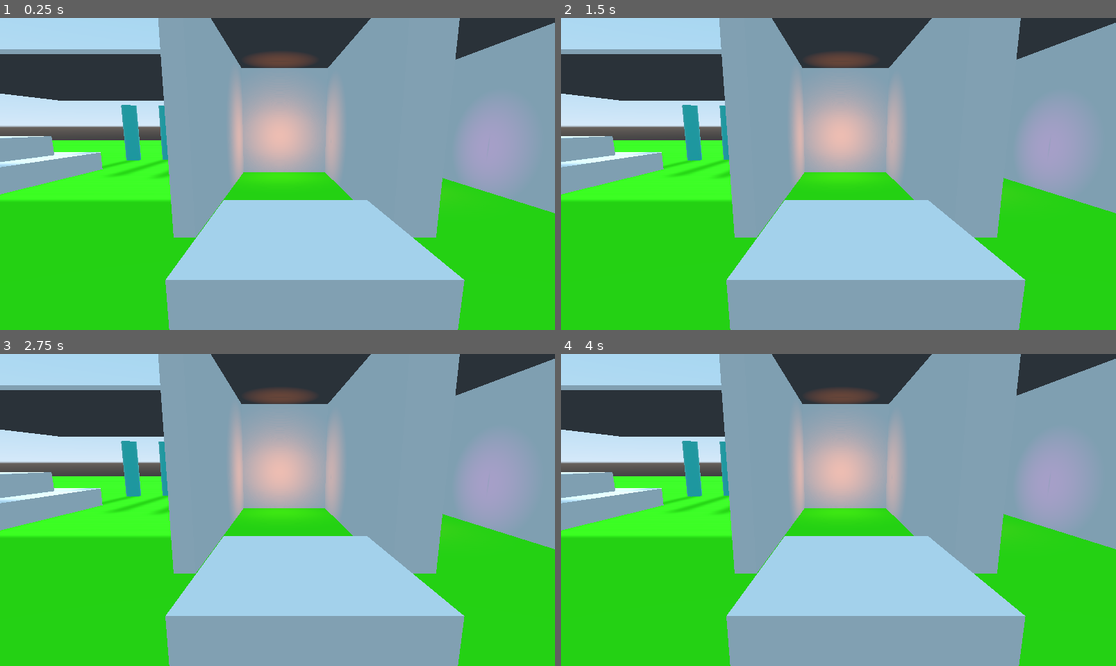
Above: before the commit, frames 1-4 (two rows, left to right).
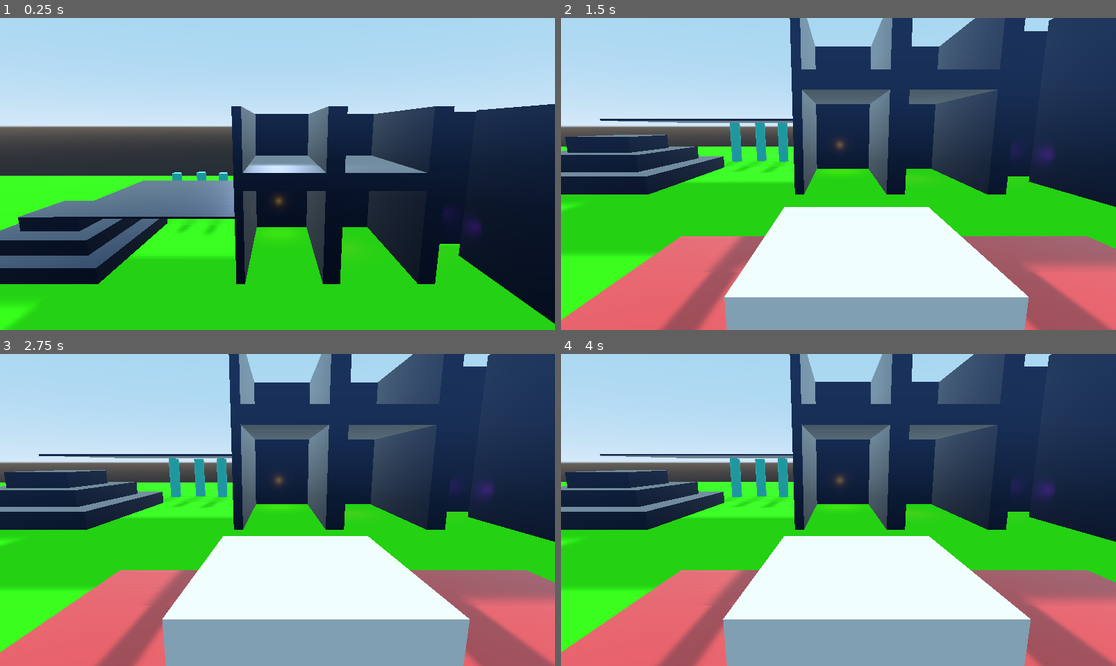
Above: after the commit, the same moments.

Repository: binaryorange/ECC
Game: Godot game, scene res://Testing.tscn
The game is run twice, just before and just after one commit, with the same random seed, the same clock (stepped at 60 frames per second) and the same inputs.
Inputs (mouse positions are in pixels of both pictures, inside the frame that each line leads up to):
- Up to frame 1 (0.25 s): no input
- Up to frame 2 (1.5 s): move the mouse to (960, 158) at 0.52 s; hold Mouse wheel up (mouse_zoom_in) 0.53-1.28 s; click (960, 158) at 0.67 s; move the mouse to (727, 189) at 1.27 s; tap Mouse wheel down (mouse_zoom_out) at 1.35 s; click (727, 189) at 1.42 s
- Up to frame 3 (2.75 s): move the mouse to (333, 441) at 2.02 s; hold Mouse wheel up (mouse_zoom_in) from 2.03 s (still down); click (333, 441) at 2.17 s
- Up to frame 4 (4 s): tap Enter at 2.75 s; move the mouse to (810, 572) at 2.77 s; release Mouse wheel up (mouse_zoom_in) at 2.78 s; tap Mouse wheel down (mouse_zoom_out) at 2.85 s; click (810, 572) at 2.92 s; tap Space at 3.5 s; move the mouse to (1005, 556) at 3.52 s; hold Mouse wheel up (mouse_zoom_in) from 3.53 s (still down); click (1005, 556) at 3.67 s

The runs differ from the first frame. In frame 1, 84% of the frame differs, in the area x 0-100%, y 0-100%; in frame 2, 79%; in frame 3, 77%; in frame 4, 77%.

Commit message:
Character Changes
Just did some character tweaks.
Added relative input.
Added support for rotation, though it still needs work.

Diff:
--- a/ECC_TPController/ECC_TPController.gd
+++ b/ECC_TPController/ECC_TPController.gd
@@ -24,7 +24,7 @@
 export (float) var RotationSpeed = 1.75
 
 # export our collision probe size
-export (float) var CollisionProbeSize = 2.0
+export (float) var CollisionProbeSize = 0.5
 
 # export our max and min camera angles
 export (float) var MaxCameraAngle = 70
@@ -44,7 +44,12 @@
 export (bool) var EnableMouseInput = false
 export (float) var MouseSensitivity = 2
 
-export (float) var ZoomDelay = 1.0
+# the zoom delay is used to disallow the player from changing the camera view super fast
+export (float) var ZoomDelay = 0.5
+
+# the reset camera speed is used to determine how quickly the camera should rotate back to behind the player
+export (float) var ResetCamera = -0.5
+
 
 # our local variables
 var cam_up = 0.0
@@ -63,6 +68,7 @@
 var collision_probe_shape
 var is_clipping = false
 var counting_down = false
+var rotate_back = false
 
 # hide these when we are running the game
 var helper_mesh
@@ -136,13 +142,14 @@
 	# get joystick movement data if we are not using the mouse
 	if !mouse_captured:
 		# store the right movement
-		cam_right = Input.get_action_strength("cam_look_right") - Input.get_action_strength("cam_look_left")
+		if !rotate_back:
+			cam_right = Input.get_action_strength("cam_look_left") - Input.get_action_strength("cam_look_right")
 
 		# store the up movement
 		cam_up = Input.get_action_strength("cam_look_down") - Input.get_action_strength("cam_look_up")
 
 		# zoom the camera
-		if Input.is_action_just_pressed("zoom") and !counting_down:
+		if Input.is_action_just_pressed("zoom"):
 			_zoom_camera(1)
 
 	# uncapture or recapture the mouse
@@ -184,6 +191,9 @@
 	# now check for occluding geometry
 	_check_for_occlusion()
 
+	# now check if the player is rotating the camera backwards
+	_rotate_to_player()
+
 # check for occluding objects by casting a ray back to the player
 func _check_for_occlusion():
 
@@ -228,36 +238,75 @@
 # support mouse input
 func _input(event):
 	if mouse_captured:
+		# move the gimbal depending on mouse movement
 		if event is InputEventMouseMotion:
 			cam_up = deg2rad(event.relative.y * -1)
 			cam_right = deg2rad(event.relative.x)
+			# set mouse_moved to true to tell the camera we are moving the gimbal
 			mouse_moved = true
 
-		if event is InputEventMouseButton and !counting_down:
+		# change the zoom level depending on which mouse wheel action has taken place
+		if event is InputEventMouseButton:
 			if event.is_action_pressed("mouse_zoom_out"):
 				_zoom_camera(1)
 			if event.is_action_pressed("mouse_zoom_in"):
 				_zoom_camera(-1)
 
-
+# change the zoom level of the camera
 func _zoom_camera(var amount):
-	# only change zoom levels while the timer is not counting down
-	$ZoomTimer.start(ZoomDelay)
-	counting_down = true
+	# only change zoom levels while the timer is not counting down, to ensure
+	# that the player cannot blast through the zoom levels too quickly!
+	if !counting_down:
+		$ZoomTimer.start(ZoomDelay)
+		counting_down = true
+
 	if $ZoomTimer.time_left == ZoomDelay:
-		# if we are at the cap and using the mouse, keep zoomed out
+		# cap the zoom level differently if using the mouse for input
 		if mouse_captured:
 			zoom += amount
 
+			# don't let the player go past the last zoom level
 			if zoom >= max_zoom_level - 1:
 				zoom = max_zoom_level - 1
+
+			# don't let the player go past the first zoom level
 			elif zoom <= 0:
 				zoom = 0
 		else:
+			# cap the zoom level back to 0 when using a controller, as a "cycle"
 			if zoom >= max_zoom_level - 1:
 				zoom = 0
 			else:
 				zoom += amount
+
+# this will rotate our gimbal back to behind the player
+func _rotate_to_player():
+	# rotate the camera back when recenter_camera is triggered
+	if Input.is_action_just_pressed("recenter_camera") and self.rotation_degrees.y != 0:
+		rotate_back = true
+
+
+	# rotate the camera back
+	if rotate_back:
+		# store the rotation value of the gimbal's y
+		var gimbal_y = self.rotation_degrees.y
+
+		if self.rotation_degrees.y > 0 and self.rotation_degrees.y < 180:
+			cam_right = ResetCamera
+			gimbal_y = clamp(gimbal_y, 0.5, 180)
+
+		elif self.rotation_degrees.y > -180 and self.rotation_degrees.y < -0:
+			cam_right = abs(ResetCamera)
+			gimbal_y = clamp(gimbal_y, -180, -0.5)
+
+		self.rotate_y(cam_right)
+
+		self.rotation_degrees.y = gimbal_y
+
+	# stop rotating back when we reach closer to 0
+	if self.rotation_degrees.y == 0.5 or self.rotation_degrees.y == -0.5:
+		self.rotation_degrees.y = 0
+		rotate_back = false
 
 # tells us when the player has entered a confined space
 func _on_ConfinedSpaceArea_body_entered(body):
@@ -301,7 +350,7 @@
 			collision_probe_hit = false
 			print("CollisionProbeHit: " + str(collision_probe_hit))
 
-
+# when the zoomtimer times out, reset it
 func _on_ZoomTimer_timeout():
 	# stop the zoomtimer
 	$ZoomTimer.stop()
--- a/ECC_TPController/ECC_ThirdPersonController.tscn
+++ b/ECC_TPController/ECC_ThirdPersonController.tscn
@@ -3,7 +3,9 @@
 [ext_resource path="res://ECC_TPController/ECC_TPController.gd" type="Script" id=1]
 [ext_resource path="res://ECC_TPController/CheckInputs.gd" type="Script" id=2]
 
-[sub_resource type="CylinderMesh" id=1]
+[sub_resource type="SphereMesh" id=1]
+radial_segments = 8
+rings = 8
 
 [sub_resource type="SphereShape" id=2]
 
@@ -18,7 +20,7 @@
 ViewCamera = NodePath("X Gimbal/ViewCamera")
 ClipCamera = NodePath("X Gimbal/ClipCameraTarget/ClippedCamera")
 ZoomLevels = [ NodePath("X Gimbal/ClipCameraTarget/Zoom1"), NodePath("X Gimbal/ClipCameraTarget/Zoom2"), NodePath("X Gimbal/ClipCameraTarget/Zoom3") ]
-ZoomDelay = 0.5
+CollisionProbeSize = 0.5
 
 [node name="CheckInputs" type="Node" parent="."]
 script = ExtResource( 2 )
--- a/Player.gd
+++ b/Player.gd
@@ -1,25 +1,77 @@
 extends KinematicBody
 
-export (float) var MoveSpeed = 200
-export (float) var Gravity = -9.8
+export (float) var MoveSpeed = 10
+export (float) var Gravity = 9.8
+export (float) var JumpForce = 90.0
 
 var velocity = Vector3(0, 0, 0)
 var gravity = 0
 
 var v
 var h
+var oldRot
+var character
+var acceleration = 3
+var deceleration = 5
+
+var camera
 
 
 # Called when the node enters the scene tree for the first time.
 func _ready():
-	pass
+	camera = get_node("ECC_ThirdPerson")
+	character = get_node(".")
+	oldRot = self.rotation
 
+# warning-ignore:unused_argument
 func _physics_process(delta):
+	gravity = Gravity
 
 	# get the input
 	h = Input.get_action_strength("move_left") - Input.get_action_strength("move_right")
 	v = Input.get_action_strength("move_up") - Input.get_action_strength("move_down")
 
-	velocity = Vector3(h, gravity, v) * MoveSpeed * delta
+	var x = camera.transform.basis.x * h
+	var z = camera.transform.basis.z * v
+
+	var move = x + z
+
+	# zero the y of move
+	move.y = 0
+
+	velocity = move
+	velocity = velocity.normalized()
+
+	# get the horizontal velocity
+	var hv = velocity
+	hv.y = 0
+
+	var new_pos = move * MoveSpeed
+	var accel = deceleration
+
+	if (move.dot(hv) > 0):
+		accel = acceleration
+
+	hv = hv.linear_interpolate(new_pos, accel * MoveSpeed * delta)
+
+	velocity.x = hv.x
+	velocity.z = hv.z
+
+	# check for a jump
+	if $FloorTester.is_colliding():
+		if Input.is_action_just_pressed("jump"):
+			velocity.y += JumpForce
+	else:
+		velocity.y -= gravity
 
 	velocity = move_and_slide(velocity, Vector3.DOWN)
+
+	# rotate the character
+	if velocity.x != 0 or velocity.z != 0:
+		var angle = atan2(hv.x, hv.z)
+		var char_rot = character.get_rotation()
+		char_rot.y = angle
+		character.set_rotation(char_rot)
+		oldRot.y = angle
+	else:
+		character.set_rotation(oldRot)
--- a/TestPlayer.tscn
+++ b/TestPlayer.tscn
@@ -3,8 +3,9 @@
 [ext_resource path="res://ECC_TPController/ECC_ThirdPersonController.tscn" type="PackedScene" id=1]
 [ext_resource path="res://Player.gd" type="Script" id=2]
 
-[sub_resource type="BoxShape" id=1]
-extents = Vector3( 1, 2, 1 )
+[sub_resource type="CapsuleShape" id=1]
+radius = 1.21387
+height = 2.02072
 
 [sub_resource type="CubeMesh" id=2]
 size = Vector3( 2, 4, 2 )
@@ -16,10 +17,12 @@
 ]]
 script = ExtResource( 2 )
 MoveSpeed = 400.0
+JumpForce = 200.0
 
 [node name="CollisionShape" type="CollisionShape" parent="." groups=[
 "Player",
 ]]
+transform = Transform( 1, 0, 0, 0, -4.37114e-008, -1, 0, 1, -4.37114e-008, 0, 0, 0 )
 shape = SubResource( 1 )
 
 [node name="Body" type="MeshInstance" parent="." groups=[
@@ -42,4 +45,11 @@
 
 [node name="ECC_ThirdPerson" parent="." instance=ExtResource( 1 )]
 ClipCameraException = NodePath("..")
+ClipOffsetMultiplier = 1.095
+ViewCamDistanceModifier = 1.1
 EnableFollowDelay = true
+
+[node name="FloorTester" type="RayCast" parent="."]
+transform = Transform( 1, 0, 0, 0, 1, 0, 0, 0, 1, 0, -1, 0 )
+enabled = true
+cast_to = Vector3( 0, -1.01, 0 )
--- a/Testing.tscn
+++ b/Testing.tscn
@@ -1,8 +1,9 @@
-[gd_scene load_steps=13 format=2]
+[gd_scene load_steps=14 format=2]
 
 [ext_resource path="res://TestPlayer.tscn" type="PackedScene" id=1]
 [ext_resource path="res://lightblue.tres" type="Material" id=2]
 [ext_resource path="res://lightred.tres" type="Material" id=3]
+[ext_resource path="res://shiny.tres" type="Material" id=4]
 
 [sub_resource type="SpatialMaterial" id=1]
 albedo_color = Color( 0.219608, 1, 0, 1 )
@@ -12,6 +13,7 @@
 [sub_resource type="BoxShape" id=3]
 
 [sub_resource type="CubeMesh" id=4]
+material = ExtResource( 4 )
 
 [sub_resource type="BoxShape" id=5]
 
@@ -38,7 +40,10 @@
 shape = SubResource( 3 )
 
 [node name="TestPlayer" parent="." instance=ExtResource( 1 )]
-transform = Transform( 1, 0, 0, 0, 1, 0, 0, 0, 1, -17, 2, -29 )
+transform = Transform( 1, 0, 0, 0, 1, 0, 0, 0, 1, -17, 17, -46 )
+MoveSpeed = 10.0
+Gravity = 19.8
+JumpForce = 250.0
 
 [node name="DirectionalLight" type="DirectionalLight" parent="."]
 transform = Transform( 1, 0, 0, 0, 0.866025, 0.5, 0, -0.5, 0.866025, 0, 7, 0 )
@@ -175,7 +180,7 @@
 shape = SubResource( 5 )
 
 [node name="Ceiling11" type="MeshInstance" parent="."]
-transform = Transform( -4.37114e-007, -0.15, 0, 10, -6.55671e-009, 0, 0, 0, 10, -42.5, 10, -10 )
+transform = Transform( -4.37114e-007, -0.15, 0, 10, -6.55671e-009, 0, 0, 0, 10, -42.5, 10, -23 )
 mesh = SubResource( 4 )
 material/0 = null
 __meta__ = {
@@ -201,7 +206,7 @@
 shape = SubResource( 6 )
 
 [node name="Ceiling13" type="MeshInstance" parent="."]
-transform = Transform( 1.91069e-014, 6.55671e-009, 10, 10, -6.55671e-009, 0, 4.37114e-007, 0.15, -4.37114e-007, -45.5, 10, 0 )
+transform = Transform( 1.91069e-014, 6.55671e-009, 10, 10, -6.55671e-009, 0, 4.37114e-007, 0.15, -4.37114e-007, -44.5, 10, -9 )
 mesh = SubResource( 4 )
 material/0 = null
 __meta__ = {
@@ -211,6 +216,19 @@
 [node name="StaticBody" type="StaticBody" parent="Ceiling13"]
 
 [node name="CollisionShape" type="CollisionShape" parent="Ceiling13/StaticBody"]
+shape = SubResource( 6 )
+
+[node name="Ceiling14" type="MeshInstance" parent="."]
+transform = Transform( 1.91069e-014, 6.55671e-009, 10, 10, -6.55671e-009, 0, 4.37114e-007, 0.15, -4.37114e-007, -52.5, 10, -20 )
+mesh = SubResource( 4 )
+material/0 = null
+__meta__ = {
+"_editor_description_": ""
+}
+
+[node name="StaticBody" type="StaticBody" parent="Ceiling14"]
+
+[node name="CollisionShape" type="CollisionShape" parent="Ceiling14/StaticBody"]
 shape = SubResource( 6 )
 
 [node name="Cylinder" type="MeshInstance" parent="."]
@@ -266,7 +284,7 @@
 omni_range = 7.9
 
 [node name="OmniLight3" type="OmniLight" parent="."]
-transform = Transform( 1, 0, 0, 0, 1, 0, 0, 0, 1, -45.412, 3.4203, -10.7928 )
+transform = Transform( 1, 0, 0, 0, 1, 0, 0, 0, 1, -45.412, 3.4203, -15.7928 )
 light_color = Color( 1, 0, 0.913725, 1 )
 shadow_enabled = true
 omni_range = 7.9
--- a/default_env.tres
+++ b/default_env.tres
@@ -5,3 +5,11 @@
 [resource]
 background_mode = 2
 background_sky = SubResource( 1 )
+ambient_light_color = Color( 1, 1, 1, 1 )
+fog_depth_curve = 0.812253
+fog_transmit_enabled = true
+fog_transmit_curve = 3.24901
+fog_height_min = 4000.0
+ssao_intensity = 0.3
+ssao_bias = 0.001
+ssao_edge_sharpness = 0.0
--- a/project.godot
+++ b/project.godot
@@ -86,10 +86,31 @@
 "events": [ Object(InputEventMouseButton,"resource_local_to_scene":false,"resource_name":"","device":0,"alt":false,"shi …(212 unchanged characters)…
  ]
 }
+rotate_cam_left={
+"deadzone": 0.5,
+"events": [ Object(InputEventJoypadButton,"resource_local_to_scene":false,"resource_name":"","device":0,"button_index":4,"pressure":0.0,"pressed":false,"script":null)
+ ]
+}
+rotate_cam_right={
+"deadzone": 0.5,
+"events": [ Object(InputEventJoypadButton,"resource_local_to_scene":false,"resource_name":"","device":0,"button_index":5,"pressure":0.0,"pressed":false,"script":null)
+ ]
+}
+recenter_camera={
+"deadzone": 0.5,
+"events": [ Object(InputEventJoypadButton,"resource_local_to_scene":false,"resource_name":"","device":0,"button_index":13,"pressure":0.0,"pressed":false,"script":null)
+ ]
+}
+jump={
+"deadzone": 0.5,
+"events": [ Object(InputEventJoypadButton,"resource_local_to_scene":false,"resource_name":"","device":0,"button_index":1,"pressure":0.0,"pressed":false,"script":null)
+ ]
+}
 
 [rendering]
 
 quality/shadows/filter_mode=2
+quality/filters/use_nearest_mipmap_filter=true
 environment/default_clear_color=Color( 0, 0, 0, 1 )
 quality/filters/msaa=2
 environment/default_environment="res://default_env.tres"
--- /dev/null
+++ b/shiny.tres
@@ -0,0 +1,13 @@
+[gd_resource type="SpatialMaterial" format=2]
+
+[resource]
+albedo_color = Color( 0.176471, 0.266667, 0.435294, 1 )
+metallic = 1.0
+metallic_specular = 1.0
+roughness = 0.34
+ao_enabled = true
+ao_light_affect = 0.0
+ao_on_uv2 = false
+ao_texture_channel = 0
+subsurf_scatter_enabled = true
+subsurf_scatter_strength = 0.12
